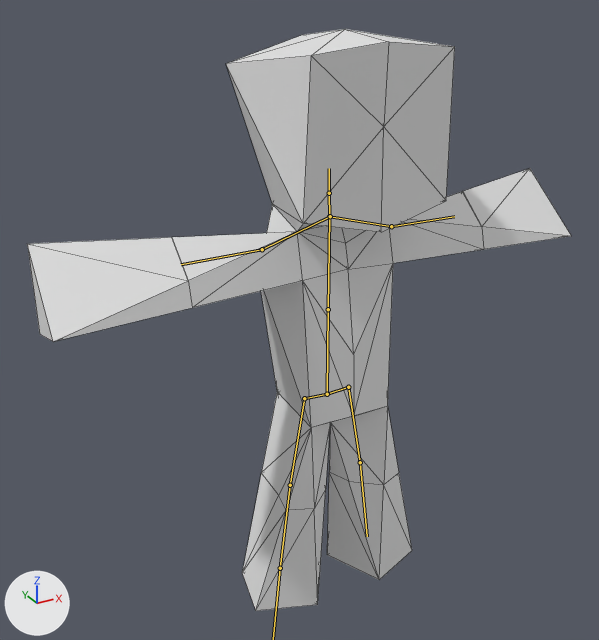
An edit to the glTF model Assets/Rigs/Humanoid_mk6.glb, drawn before and after from the same camera.
Rendered twice from a camera (50 mm lens) standing at (-7.18, -11.74, 11.94) and looking at (-0.55, 0.32, 5.91). Lighting does not change. The marker at lower left points along +X, +Y and +Z. The older version comes first. The bones that change, and the others that lie on the model, are drawn over the model as lines. Mesh edges are drawn as thin lines.

In view in the first picture: 'Left Arm Bend'.
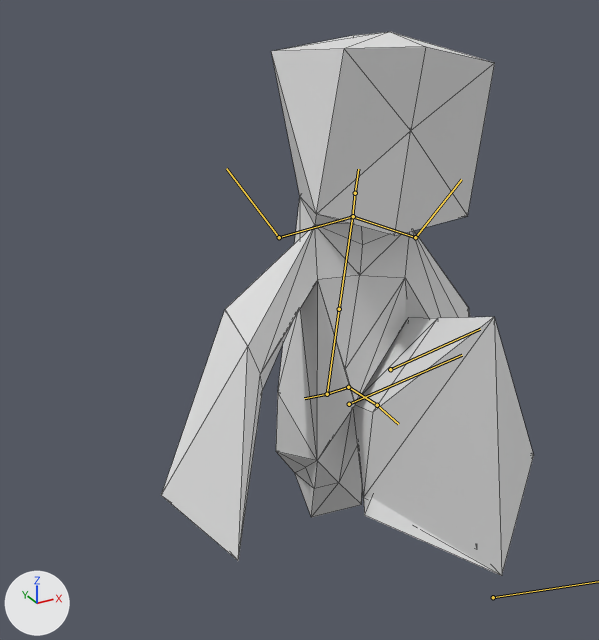
The newer file adds an action. The first version stands in its rest pose; the second is drawn at frame 16 of the action 'BrawlingNH'.

Pixel boxes [x1, y1, x2, y2] of what changed, in the pictures (599 x 640 px):
```json
{"object": "Left Arm Bend", "change": "posed", "before": [27, 29, 571, 611], "after": [161, 32, 534, 576], "on screen": "31% narrower, 7% shorter"}
{"bone": "LowerBody", "before": "(327, 394) to (328, 309)", "after": "(327, 394) to (339, 309)"}
{"bone": "UpperArm_R", "before": "(391, 226) to (454, 216)", "after": "(415, 237) to (461, 179)"}
{"bone": "UpperArm_L", "before": "(262, 249) to (181, 264)", "after": "(279, 237) to (226, 168)"}
{"bone": "UpperLeg_R", "before": "(348, 387) to (360, 462)", "after": "(348, 387) to (377, 405)"}
{"bone": "UpperLeg_L", "before": "(304, 398) to (290, 485)", "after": "(390, 369) to (480, 329)"}
{"bone": "LowerLeg_L", "before": "(290, 485) to (280, 568)", "after": "(349, 404) to (462, 355)"}
```

Scene script edits in JSON lines:
```json
{"block": "bone_lowerbody", "where": "bone_lowerbody = bpy.data.objects['Armature'].pose.bones['LowerBody']"}
{"op": "set", "path": "bone_lowerbody.rotation_quaternion", "old": "(1.0, 0.0, 0.0, 0.0)", "new": "(0.996, -0.035, -0.072, 0.047)", "note": "degrees (0, 0, 0) -> degrees (-4, -8, 6)"}
{"block": "bone_upperarm_r", "where": "bone_upperarm_r = bpy.data.objects['Armature'].pose.bones['UpperArm_R']  # child of 'Shoulder_R'"}
{"op": "set", "path": "bone_upperarm_r.rotation_quaternion", "old": "(1.0, 0.0, 0.0, 0.0)", "new": "(0.909, -0.18, 0.051, 0.371)", "note": "degrees (0, 0, 0) -> degrees (-17, 13, 42)"}
{"block": "bone_upperarm_l", "where": "bone_upperarm_l = bpy.data.objects['Armature'].pose.bones['UpperArm_L']  # child of 'Shoulder_L'"}
{"op": "set", "path": "bone_upperarm_l.rotation_quaternion", "old": "(1.0, 0.0, 0.0, 0.0)", "new": "(0.891, -0.195, 0.06, -0.405)", "note": "degrees (0, 0, 0) -> degrees (-23, -3, -48)"}
{"block": "bone_upperleg_r", "where": "bone_upperleg_r = bpy.data.objects['Armature'].pose.bones['UpperLeg_R']  # child of 'Torso_R'"}
{"op": "set", "path": "bone_upperleg_r.rotation_quaternion", "old": "(1.0, 0.0, 0.0, 0.0)", "new": "(0.925, -0.281, 0.058, -0.248)", "note": "degrees (0, 0, 0) -> degrees (-33, -2, -29)"}
{"block": "bone_upperleg_l", "where": "bone_upperleg_l = bpy.data.objects['Armature'].pose.bones['UpperLeg_L']  # child of 'Torso_L'"}
{"op": "set", "path": "bone_upperleg_l.location", "old": "(0.0, 0.0, 0.0)", "new": "(1.9, -1.41, 0.33)"}
{"op": "set", "path": "bone_upperleg_l.rotation_quaternion", "old": "(1.0, 0.0, 0.0, 0.0)", "new": "(0.41, 0.157, -0.065, -0.896)", "note": "degrees (0, 0, 0) -> degrees (15, 13, -129)"}
{"block": "bone_lowerleg_l", "where": "bone_lowerleg_l = bpy.data.objects['Armature'].pose.bones['LowerLeg_L']  # child of 'UpperLeg_L'"}
{"op": "set", "path": "bone_lowerleg_l.location", "old": "(0.0, 0.0, 0.0)", "new": "(-0.31, -1.22, -2.13)"}
{"block": "bone_foot_l", "where": "bone_foot_l = bpy.data.objects['Armature'].pose.bones['Foot_L']  # child of 'LowerLeg_L'"}
{"op": "set", "path": "bone_foot_l.location", "old": "(0.0, 0.0, 0.0)", "new": "(-3.91, -3.03, 3.19)"}
{"op": "set", "path": "bone_foot_l.rotation_quaternion", "old": "(1.0, 0.0, 0.0, 0.0)", "new": "(0.916, 0.361, -0.161, 0.068)", "note": "degrees (0, 0, 0) -> degrees (43, -20, 1)"}
```
